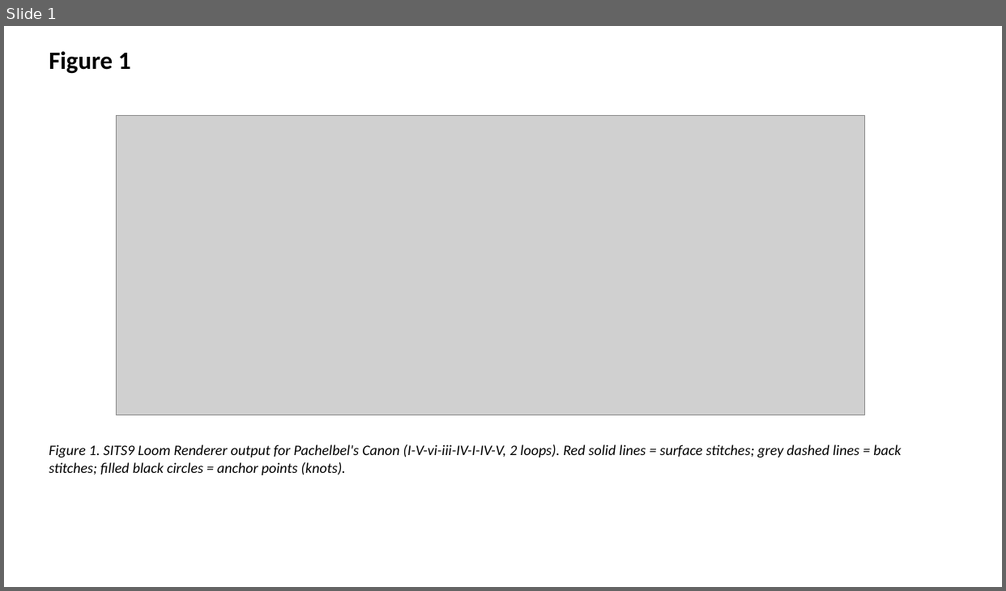
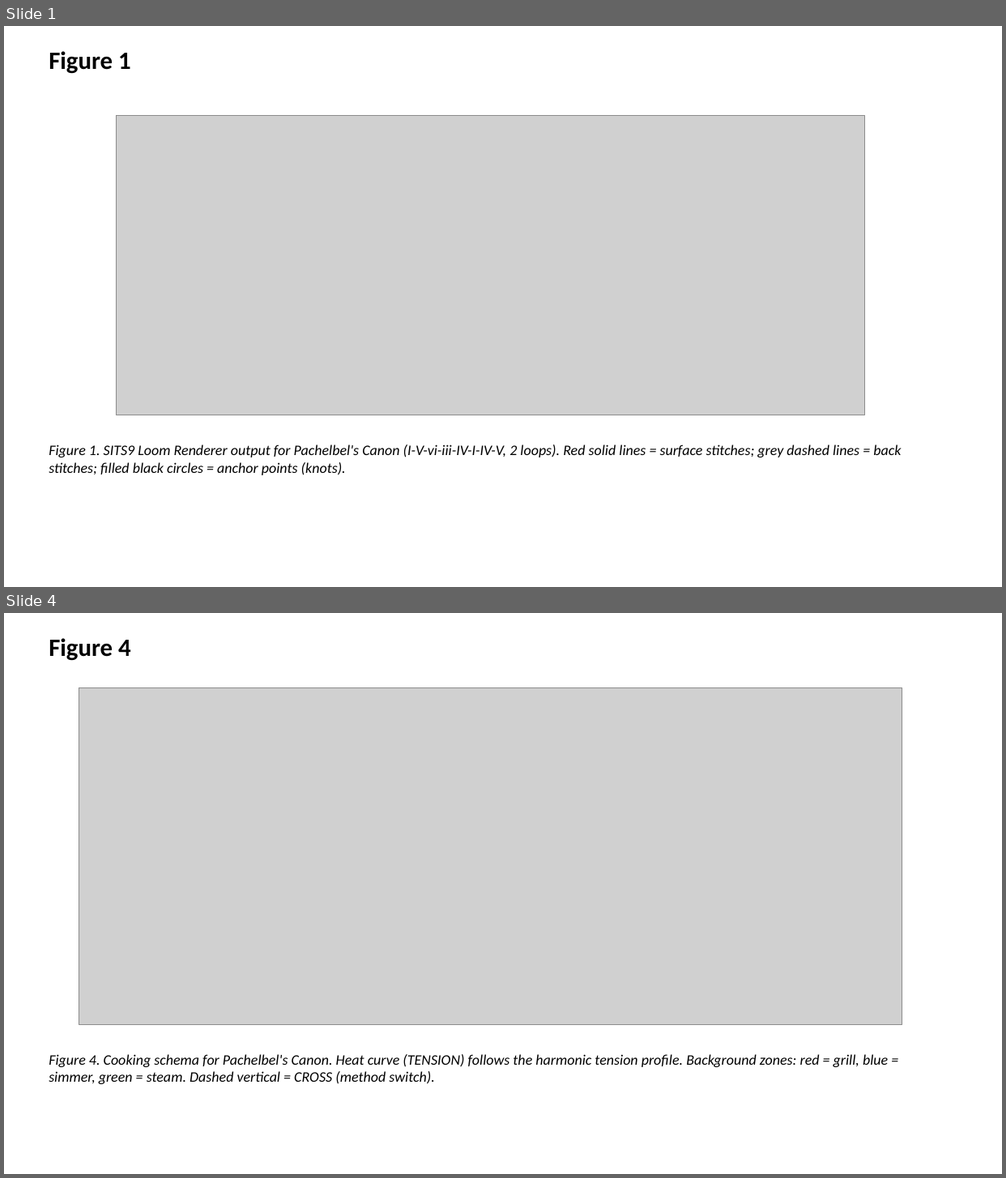
Before and after one commit to bougtoir/medical-accident-its-analysis, a slide deck: sits9/output/sits9_figures.pptx. Shown one above the other, each under a label of ours: slide 1 before the commit, slides 1 and 4 after it; the slides between them are not shown. The pictures are 1006x591 and 1006x1178 pixels, drawn with LibreOffice and Linux fonts; fonts in the diff are those of the drawing; grey boxes stand for pictures. Boxes give left, top, right and bottom in pixels: in the first picture for what was removed or moved away, otherwise in the second. Text is boxed around its words. In the diff, an @@ line names an element or a change of style, - is before the commit and + after.

```diff
--- a/sits9/output/sits9_figures.pptx
+++ b/sits9/output/sits9_figures.pptx
@@ slide 4 added at <box>4,613,1002,1174</box>, background #FFFFFF @@
@@ text added at <box>49,638,131,661</box>, 24 pt, text #000000, bold @@
+Figure 4
@@ picture added at <box>79,688,902,1024</box> @@
@@ text added at <box>49,1054,888,1084</box>, 14 pt, text #000000, italic @@
+Figure 4. Cooking schema for Pachelbel's Canon. Heat curve (TENSION) follows the harmonic tension profile. Background zones: red = grill, blue = simmer, green = steam. Dashed vertical = CROSS (method switch).
```
Also in this commit, not shown: 2 other slides added, 11 other files.
